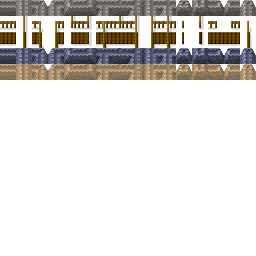
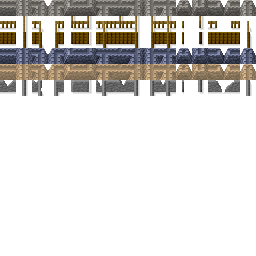
Two versions of the same layered image (256x256). Layer-by-layer changes:
painted on "Background" over [left=0, top=80, right=252, bottom=96]
